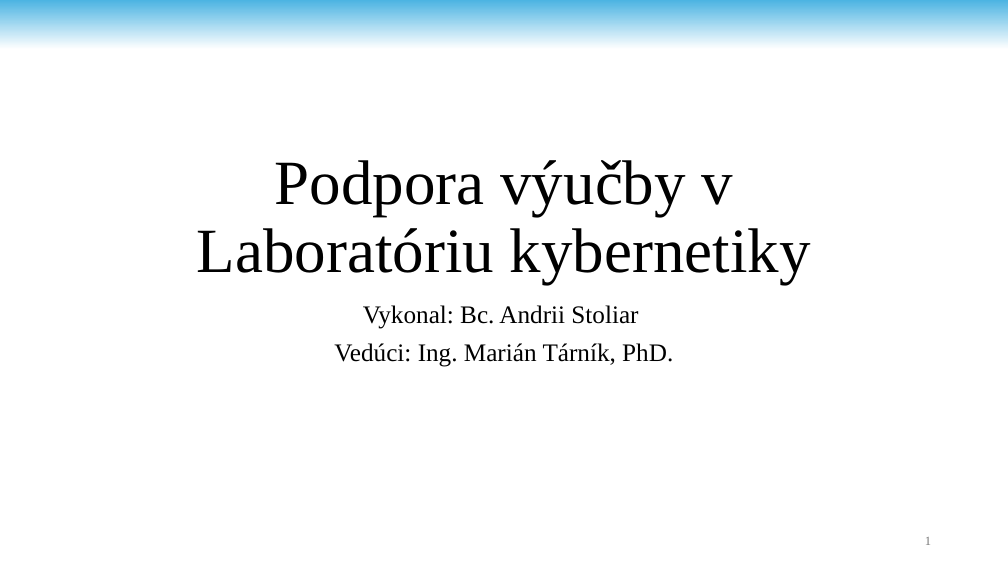
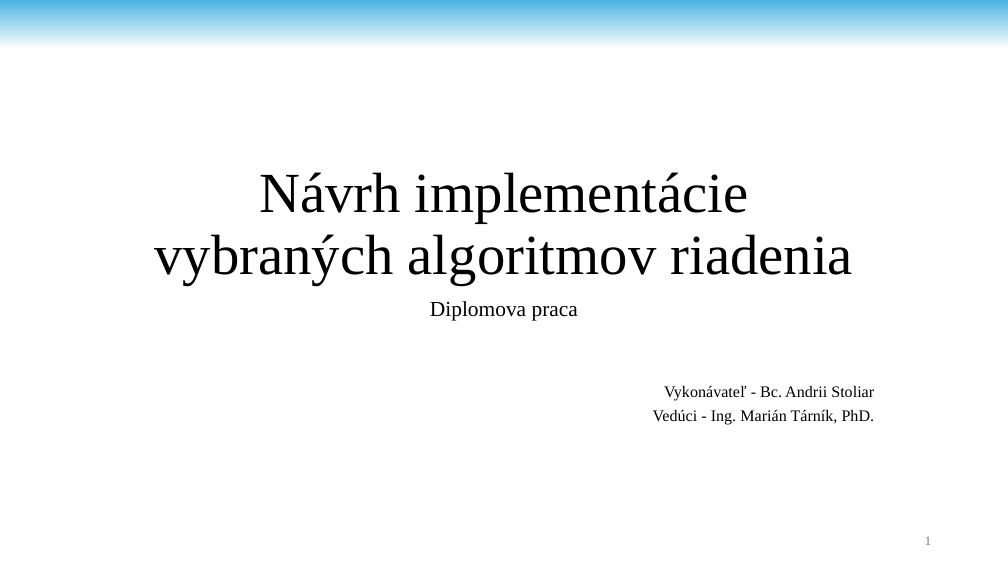
Before and after one commit to andrii-stoliar/DP-Stoliar, a slide deck: slide 1 of PREZ.pptx. Drawn at 1008x567 pixels with LibreOffice and Linux fonts; fonts in the diff are those of the drawing; background and template pictures are left out. Boxes give left, top, right and bottom in pixels: in the first picture for what was removed or moved away, otherwise in the second. Text is boxed around its words. In the diff, an @@ line names an element or a change of style, - is before the commit and + after.

```diff
--- a/PREZ.pptx
+++ b/PREZ.pptx
@@ title at (154,172,853,285): text changed; size 60 to 54 pt @@
-Podpora výučby v Laboratóriu kybernetiky
+Návrh implementácie vybraných algoritmov riadenia
@@ subtitle at (430,301,875,425): text changed; size 24 to 15.3 pt @@
-Vykonal: Bc. Andrii Stoliar
-Vedúci: Ing. Marián Tárník, PhD.
+Diplomova praca
+Vykonávateľ - Bc. Andrii Stoliar
+Vedúci - Ing. Marián Tárník, PhD.
```
Also in this commit, not shown: 6 slides added, 2 slides removed.
